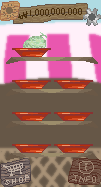
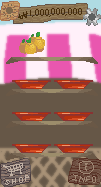
Layer changes from the first 101px x 187px image to the second:
hid "dish" (1st of 4, in "dishgp" › "4") over left=12, top=48, right=51, bottom=57
hid "melon" over left=23, top=32, right=47, bottom=54
added layer "1rabong" in group "winter" over left=19, top=32, right=45, bottom=54
